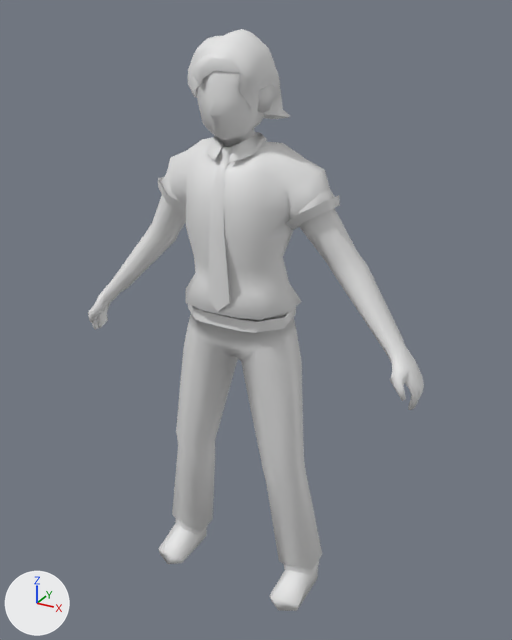
One commit to the FBX model Assets/Meshes/Tim.fbx: the scene before it, then after it.
Before and after are seen from a 50 mm lens placed at (2.06, -3.57, 3.72), pointed at (0.07, 0.04, 1.91). Every picture has the same lights, and +X, +Y and +Z are marked at lower left.

Before the edit, the objects in view are built like this:
```python
me_cube_003 = bpy.data.meshes.new('Cube.003')
me_cube_003.from_pydata(...)  # 823 vertices, 799 faces; spans x -1.18..1.18, y -0.34..0.23, z 0.0..3.62
ob_tim_mesh = bpy.data.objects.new('Tim_Mesh', me_cube_003)
ob_tim_mesh.location = (0.0, 0.0, 0.0)
```
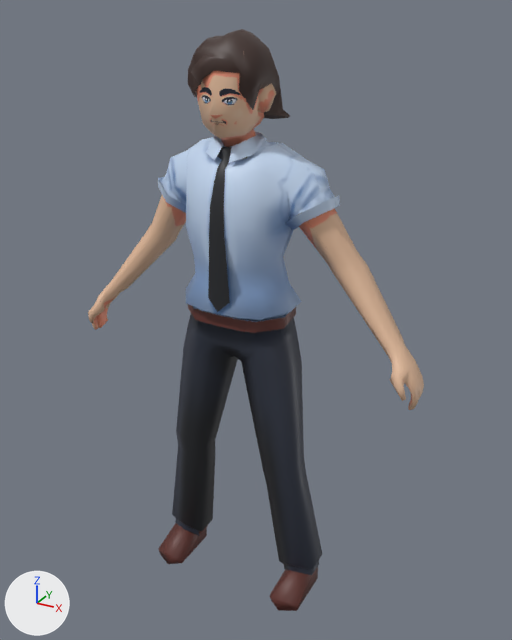
Where the change shows, as pixel boxes (x1, y1, x2, y2) in the pictures (512 x 640 px):
'Tim_Mesh', recoloured
    both: (88, 29, 424, 611)

What the commit changed:
Picture 'T_Jim_Albedo.png' (img_t_jim_albedo_png) is new.
Material 'TimB' (mat_timb) is new.
Its texture is img_t_jim_albedo_png.
me_cube_003 has 823 vertices, 799 faces and spans x -1.18..1.18, y -0.34..0.23, z 0.0..3.62.
me_cube_003 now uses material mat_timb (picture img_t_jim_albedo_png).
